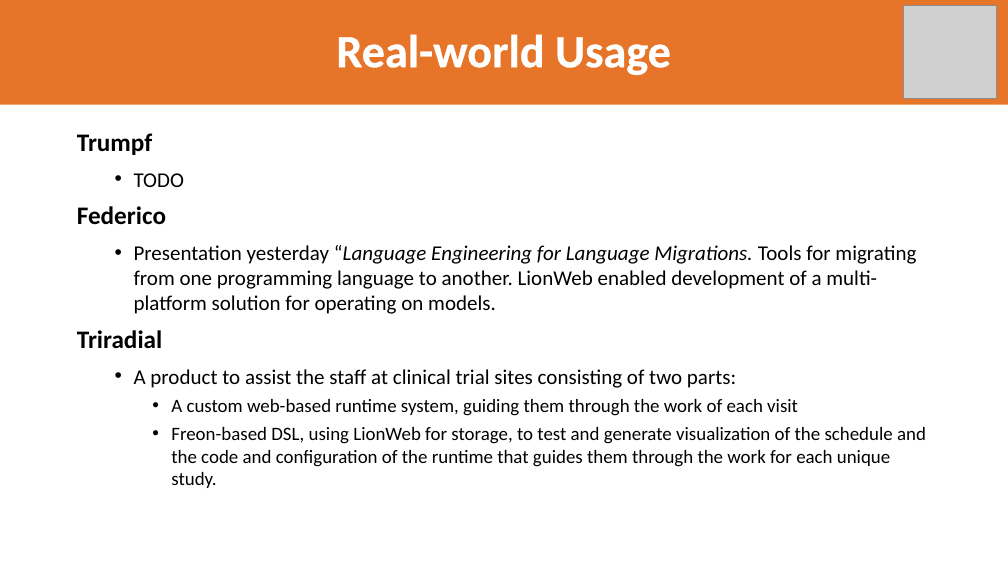
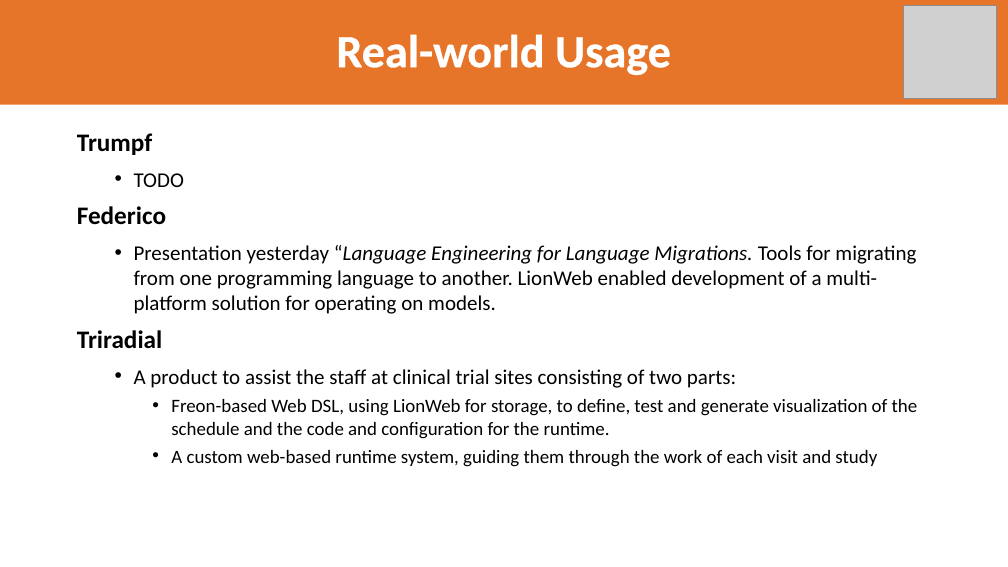
Before and after one commit to LionWeb-io/specification, a slide deck: slide 8 of resources/LangDev 2024 Talk-jos.pptx. Drawn at 1008x567 pixels with LibreOffice and Linux fonts; fonts in the diff are those of the drawing; grey boxes stand for pictures; background and template pictures are left out. Boxes give left, top, right and bottom in pixels: in the first picture for what was removed or moved away, otherwise in the second. Text is boxed around its words. In the diff, an @@ line names an element or a change of style, - is before the commit and + after.

Commit message:
Layout improved, more text

```diff
--- a/resources/LangDev 2024 Talk-jos.pptx
+++ b/resources/LangDev 2024 Talk-jos.pptx
@@ text at [171, 399, 918, 467]: text changed @@
-    • A custom web-based runtime system, guiding them through the work of each visit
-    • Freon-based DSL, using LionWeb for storage, to test and generate visualization of the schedule and the code and configuration of the runtime that guides them through the work for each unique study.
+    • Freon-based Web DSL, using LionWeb for storage, to define, test and generate visualization of the schedule and the code and configuration for the runtime.
+    • A custom web-based runtime system, guiding them through the work of each visit and study
```
Also in this commit, not shown: 14 other slides changed, 7 slides added, 8 slides removed.
